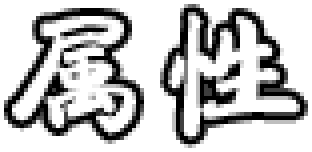
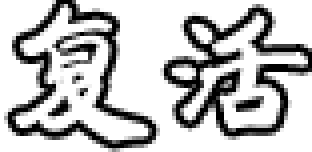
Two versions of the same layered image (312px x 152px). Layer-by-layer changes:
added layer "复活" above "属性" over <box>12,4,308,144</box>
hid "属性" over <box>12,12,300,140</box>
